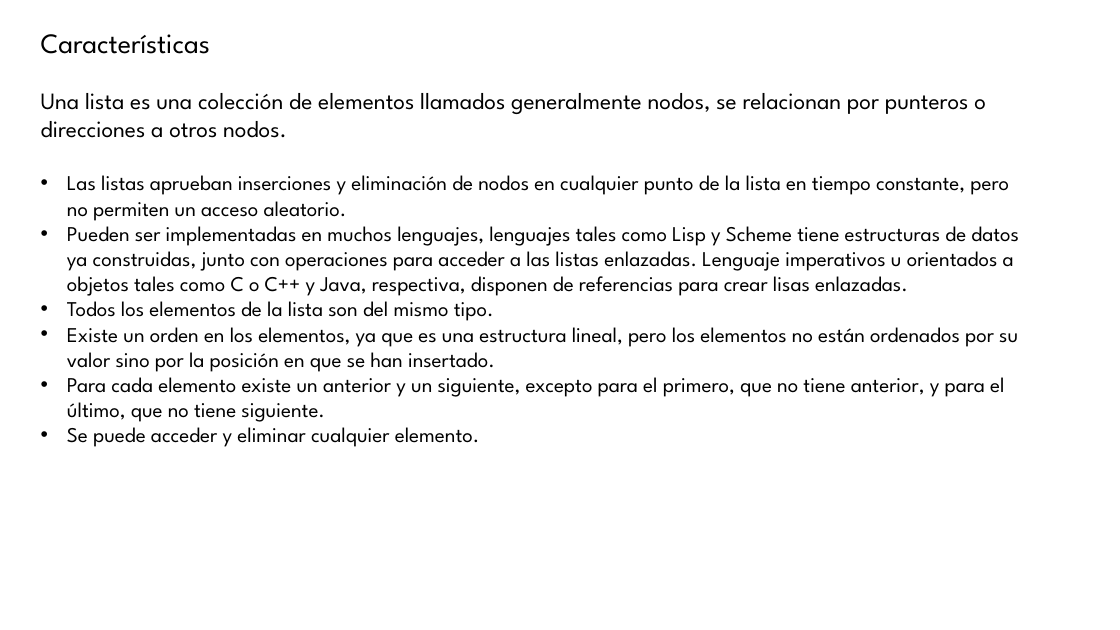
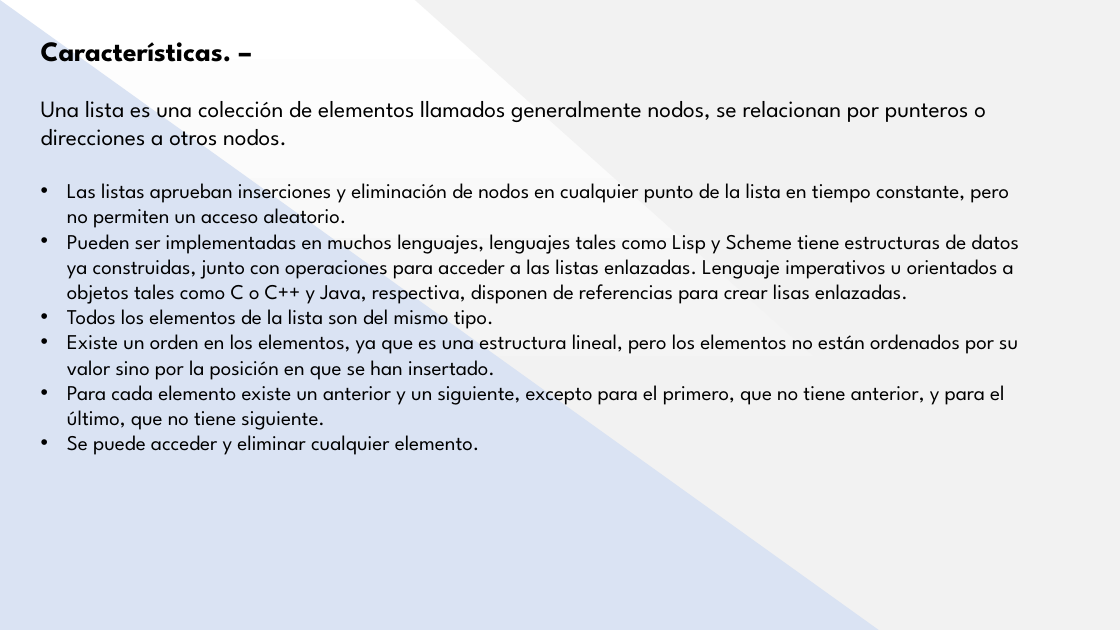
Before and after one commit to 987-Ismael-Romero/Listas, a slide deck: slide 3 of Expo/Expo_Listas.pptx. Drawn at 1120x630 pixels with LibreOffice and Linux fonts; fonts in the diff are those of the drawing. Boxes give left, top, right and bottom in pixels: in the first picture for what was removed or moved away, otherwise in the second. Text is boxed around its words. In the diff, an @@ line names an element or a change of style, - is before the commit and + after.

Commit message:
Update Expo_Listas.pptx
Caracteristicas

```diff
--- a/Expo/Expo_Listas.pptx
+++ b/Expo/Expo_Listas.pptx
@@ background #FFFFFF to gradient #FFFFFF to #F2F2F2 @@
@@ triangle added at (0,0,879,630), fill #DAE3F3 @@
@@ triangle added at (415,0,1120,630), fill #F2F2F2 @@
@@ text at (41,42,232,62): text changed; bold on @@
-Características
+Características. –
@@ text "Una lista es una colección ...": place and size @@
-text "Una lista es una colección ..." at (41,93,1019,447)
+text "Una lista es una colección ..." at (41,101,1019,455)
```
